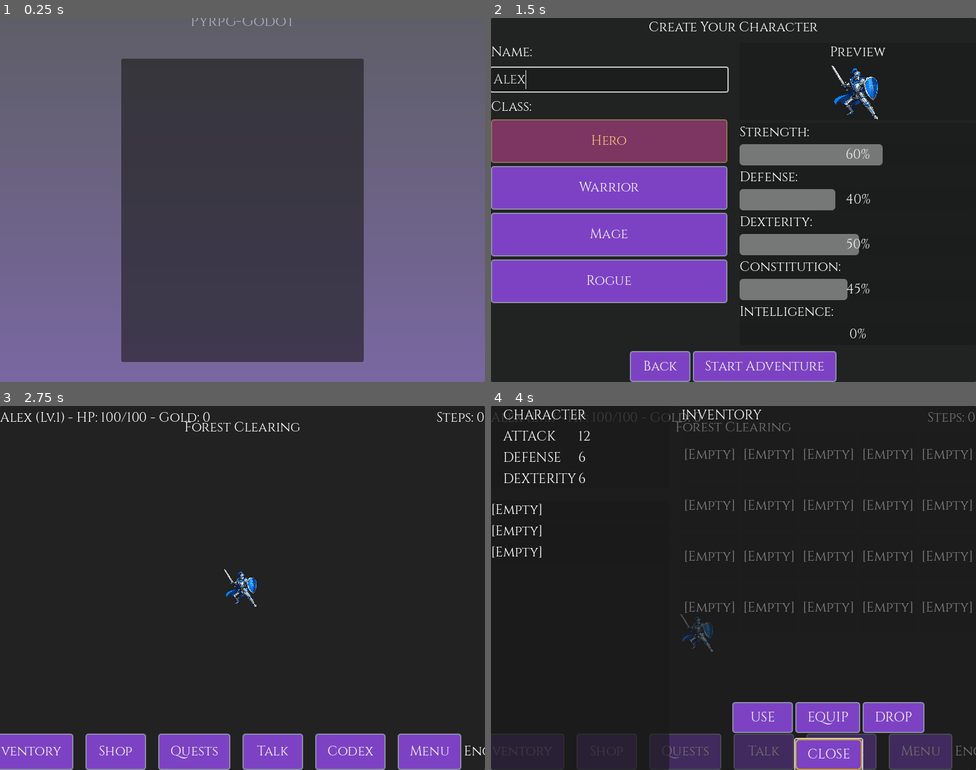
Above: before the commit, frames 1-4 (two rows, left to right).
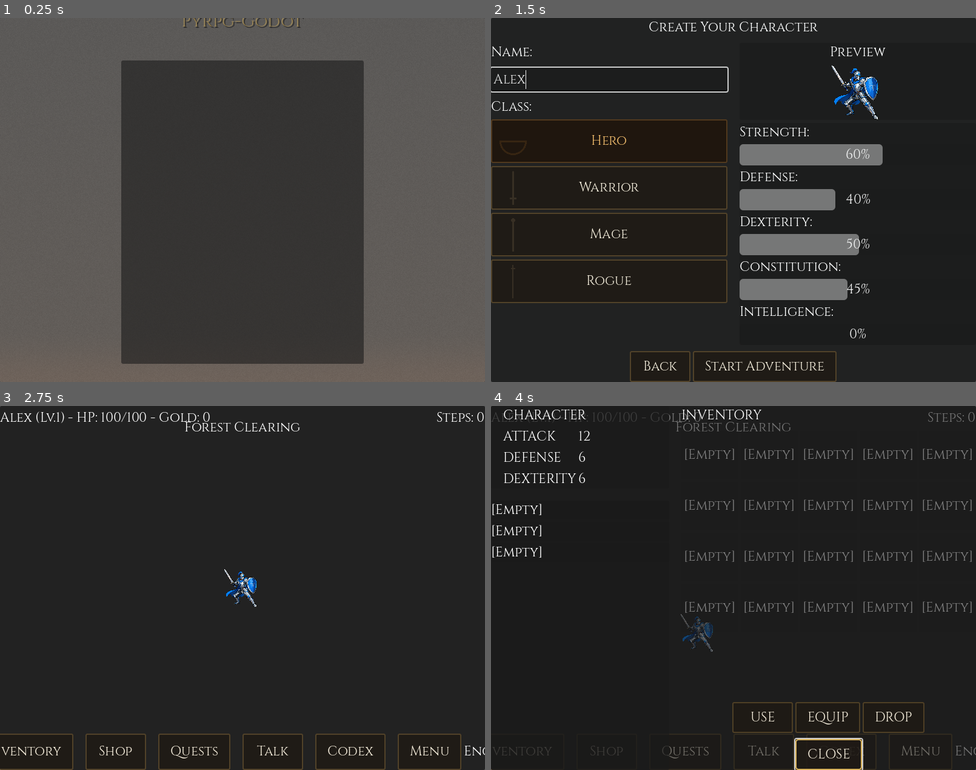
Above: after the commit, the same moments.

Repository: matt-taylor-git/godot-rpg-refactor
Game: Godot game, scene res://scenes/main.tscn
The game is run twice, just before and just after one commit, with the same random seed, the same clock (stepped at 60 frames per second) and the same inputs.
Inputs (mouse positions are in pixels of both pictures, inside the frame that each line leads up to):
- Up to frame 1 (0.25 s): no input
- Up to frame 2 (1.5 s): tap Enter at 0.5 s; move the mouse to (840, 181) at 0.52 s; hold Shift 0.53-1.25 s; click (840, 181) at 0.67 s; tap Space at 0.77 s; click (607, 79) at 1.27 s; type "Alex" at 1.35 s
- Up to frame 3 (2.75 s): click "Start Adventure" at 2 s
- Up to frame 4 (4 s): click "Inventory" at 2.75 s; click "Shop" at 3.5 s

The runs differ from the first frame. In frame 1, 53% of the frame differs, in the area x 0-100%, y 0-100%; in frame 2, 27%; in frame 3, 8.3%; in frame 4, 11%.

Commit message:
Redesign main menu with dark fantasy aesthetic
Transform UI from modern purple/cyan tech look to atmospheric medieval RPG:
- Update color palette to warm amber/bronze tones (WCAG AA compliant)
- Add grain texture and ember glow effects to background shader
- Change button styling: dark brown backgrounds, bronze borders, 2px corners
- Add gold title text with drop shadow
- Create comprehensive style guide (docs/style-guide.md)
- Explicitly set shader parameters in scene to fix web export color issue

Co-Authored-By: Claude Opus 4.5 <noreply@anthropic.com>

Diff:
--- a/assets/main_menu_bg.gdshader
+++ b/assets/main_menu_bg.gdshader
@@ -1,5 +1,5 @@
 // Main Menu Background Shader
-// Creates a subtle animated atmosphere with color gradients and gentle wave effects
+// Creates a dark fantasy atmosphere with warm tones, grain texture, and subtle ember glow
 
 shader_type canvas_item;
 render_mode blend_mix;
@@ -8,12 +8,17 @@
 uniform sampler2D texture_base : hint_default_white;
 uniform float time_scale : hint_range(0.0, 2.0) = 0.5;
 uniform float wave_intensity : hint_range(0.0, 1.0) = 0.3;
-uniform vec3 color_primary : source_color = vec3(0.1, 0.1, 0.15);
-uniform vec3 color_accent : source_color = vec3(0.4, 0.2, 0.8);
+uniform vec3 color_primary : source_color = vec3(0.06, 0.05, 0.04);
+uniform vec3 color_accent : source_color = vec3(0.15, 0.10, 0.06);
 uniform bool reduce_motion = false;
 
+// Grain and ember effects
+uniform float grain_intensity : hint_range(0.0, 0.1) = 0.03;
+uniform float ember_intensity : hint_range(0.0, 0.3) = 0.08;
+uniform vec3 ember_color : source_color = vec3(0.9, 0.4, 0.1);
+
 void fragment() {
-	// Base color with gradient
+	// Base color with gradient (dark at top, slightly warmer at bottom)
 	vec3 base_color = mix(color_primary, color_accent, UV.y * 0.5);
 
 	// Apply time-based animation only if reduce_motion is false
@@ -32,9 +37,26 @@
 	// Blend texture with gradient
 	vec3 final_color = mix(base_color, tex_color.rgb, tex_color.a * 0.3);
 
-	// Very subtle luminance oscillation
-	float luminance_mod = 1.0 + (sin(TIME * time_scale * 0.5) * wave_intensity * 0.05);
+	// Very subtle luminance oscillation (only when motion enabled)
+	float luminance_mod = 1.0;
+	if (!reduce_motion) {
+		luminance_mod = 1.0 + (sin(TIME * time_scale * 0.5) * wave_intensity * 0.05);
+	}
+
+	// Apply luminance
+	final_color *= luminance_mod;
+
+	// Add grain texture for aged/weathered look
+	float noise = fract(sin(dot(UV * 1000.0, vec2(12.9898, 78.233))) * 43758.5453);
+	final_color += vec3(noise * grain_intensity);
+
+	// Add ember glow at bottom edge (only when motion enabled)
+	if (!reduce_motion) {
+		float ember = sin(TIME * 0.7) * 0.5 + 0.5;
+		float mask = smoothstep(0.85, 1.0, UV.y);
+		final_color += ember_color * ember * mask * ember_intensity;
+	}
 
 	// Output color with alpha
-	COLOR = vec4(final_color * luminance_mod, 1.0);
+	COLOR = vec4(final_color, 1.0);
 }
--- a/resources/ui_theme.tres
+++ b/resources/ui_theme.tres
@@ -19,64 +19,64 @@
 texture_margin_bottom = 4.0
 
 [sub_resource type="StyleBoxLine" id="StyleBoxLine_focus"]
-color = Color(0.4, 0.95, 0.84, 1)
+color = Color(0.85, 0.70, 0.35, 1)
 thickness = 2
 
 [sub_resource type="StyleBoxEmpty" id="StyleBoxEmpty_button"]
 
 [sub_resource type="StyleBoxFlat" id="StyleBoxFlat_ui_button_normal"]
-bg_color = Color(0.15, 0.2, 0.25, 0.8)
+bg_color = Color(0.12, 0.10, 0.08, 0.85)
 border_width_left = 2
 border_width_top = 2
 border_width_right = 2
 border_width_bottom = 2
-border_color = Color(0.4, 0.95, 0.84, 0.3)
-corner_radius_top_left = 4
-corner_radius_top_right = 4
-corner_radius_bottom_right = 4
-corner_radius_bottom_left = 4
-shadow_color = Color(0, 0, 0, 0.2)
+border_color = Color(0.50, 0.38, 0.18, 0.4)
+corner_radius_top_left = 2
+corner_radius_top_right = 2
+corner_radius_bottom_right = 2
+corner_radius_bottom_left = 2
+shadow_color = Color(0, 0, 0, 0.3)
 shadow_size = 2
 
 [sub_resource type="StyleBoxFlat" id="StyleBoxFlat_ui_button_hover"]
-bg_color = Color(0.2, 0.25, 0.3, 0.9)
+bg_color = Color(0.16, 0.13, 0.10, 0.9)
 border_width_left = 2
 border_width_top = 2
 border_width_right = 2
 border_width_bottom = 2
-border_color = Color(0.4, 0.95, 0.84, 0.6)
-corner_radius_top_left = 4
-corner_radius_top_right = 4
-corner_radius_bottom_right = 4
-corner_radius_bottom_left = 4
-shadow_color = Color(0, 0, 0, 0.3)
+border_color = Color(0.85, 0.70, 0.35, 0.7)
+corner_radius_top_left = 2
+corner_radius_top_right = 2
+corner_radius_bottom_right = 2
+corner_radius_bottom_left = 2
+shadow_color = Color(0, 0, 0, 0.4)
 shadow_size = 3
 
 [sub_resource type="StyleBoxFlat" id="StyleBoxFlat_ui_button_pressed"]
-bg_color = Color(0.1, 0.15, 0.2, 1)
+bg_color = Color(0.08, 0.07, 0.05, 1)
 border_width_left = 2
 border_width_top = 2
 border_width_right = 2
 border_width_bottom = 2
-border_color = Color(0.4, 0.95, 0.84, 0.8)
-corner_radius_top_left = 4
-corner_radius_top_right = 4
-corner_radius_bottom_right = 4
-corner_radius_bottom_left = 4
-shadow_color = Color(0, 0, 0, 0.1)
+border_color = Color(0.85, 0.70, 0.35, 0.9)
+corner_radius_top_left = 2
+corner_radius_top_right = 2
+corner_radius_bottom_right = 2
+corner_radius_bottom_left = 2
+shadow_color = Color(0, 0, 0, 0.2)
 shadow_size = 1
 
 [sub_resource type="StyleBoxFlat" id="StyleBoxFlat_ui_button_disabled"]
-bg_color = Color(0.1, 0.15, 0.2, 0.5)
+bg_color = Color(0.10, 0.09, 0.07, 0.5)
 border_width_left = 2
 border_width_top = 2
 border_width_right = 2
 border_width_bottom = 2
-border_color = Color(0.4, 0.95, 0.84, 0.2)
-corner_radius_top_left = 4
-corner_radius_top_right = 4
-corner_radius_bottom_right = 4
-corner_radius_bottom_left = 4
+border_color = Color(0.45, 0.42, 0.38, 0.3)
+corner_radius_top_left = 2
+corner_radius_top_right = 2
+corner_radius_bottom_right = 2
+corner_radius_bottom_left = 2
 shadow_color = Color(0, 0, 0, 0.1)
 shadow_size = 1
 
@@ -84,17 +84,17 @@
 default_font = ExtResource("1_qosx5")
 default_font_size = 22
 
-Global/colors/background = Color(0.101961, 0.101961, 0.113725, 1)
-Global/colors/text_primary = Color(0.960784, 0.960784, 0.960784, 1)
-Global/colors/primary_action = Color(0.435294, 0.176471, 0.741176, 1)
-Global/colors/secondary = Color(0.545, 0.561, 0.659, 1)
-Global/colors/accent = Color(0.788235, 0.635294, 0.152941, 1)
-Global/colors/success = Color(0.360784, 0.721569, 0.360784, 1)
-Global/colors/danger = Color(0.90, 0.35, 0.33, 1)
-Global/colors/text_shadow = Color(0, 0, 0, 0.5)
-Global/colors/disabled_text = Color(0.545, 0.561, 0.659, 0.5)
-
-; Theme styles removed due to Godot 4.5 theme parser bug that includes comment text in type names
+Global/colors/background = Color(0.08, 0.07, 0.06, 1)
+Global/colors/text_primary = Color(0.95, 0.92, 0.85, 1)
+Global/colors/primary_action = Color(0.35, 0.25, 0.10, 1)
+Global/colors/secondary = Color(0.58, 0.55, 0.50, 1)
+Global/colors/accent = Color(0.85, 0.70, 0.35, 1)
+Global/colors/success = Color(0.45, 0.75, 0.45, 1)
+Global/colors/danger = Color(0.85, 0.35, 0.30, 1)
+Global/colors/text_shadow = Color(0, 0, 0, 0.7)
+Global/colors/disabled_text = Color(0.45, 0.42, 0.38, 0.5)
+Global/colors/border_bronze = Color(0.60, 0.45, 0.20, 1)
+Global/colors/title_gold = Color(0.85, 0.70, 0.35, 1)
 
 ; Typography Font Sizes (following design system hierarchy)
 heading_large/font_size = 24
@@ -104,11 +104,11 @@
 caption/font_size = 12
 
 ; UIProgressBar Theme Colors (for health/mana bars)
-UIProgressBar/colors/health_high = Color(0.2, 0.8, 0.2, 1.0)
+UIProgressBar/colors/health_high = Color(0.35, 0.65, 0.35, 1.0)
 UIProgressBar/colors/health_medium = Color(0.9, 0.6, 0.1, 1.0)
-UIProgressBar/colors/health_low = Color(0.8, 0.2, 0.2, 1.0)
-UIProgressBar/colors/health_high_cb = Color(0.2, 0.8, 0.2, 1.0)
+UIProgressBar/colors/health_low = Color(0.75, 0.20, 0.15, 1.0)
+UIProgressBar/colors/health_high_cb = Color(0.35, 0.65, 0.35, 1.0)
 UIProgressBar/colors/health_medium_cb = Color(0.9, 0.6, 0.1, 1.0)
 UIProgressBar/colors/health_low_cb = Color(0.2, 0.4, 0.8, 1.0)
-UIProgressBar/colors/font_color = Color(1, 1, 1, 1)
+UIProgressBar/colors/font_color = Color(0.95, 0.92, 0.85, 1)
 UIProgressBar/font_sizes/font_size = 14
--- a/scenes/ui/main_menu.tscn
+++ b/scenes/ui/main_menu.tscn
@@ -7,7 +7,14 @@
 
 [sub_resource type="ShaderMaterial" id="ShaderMaterial_bg"]
 shader = ExtResource("4")
+shader_parameter/time_scale = 0.5
+shader_parameter/wave_intensity = 0.3
+shader_parameter/color_primary = Color(0.06, 0.05, 0.04, 1)
+shader_parameter/color_accent = Color(0.15, 0.10, 0.06, 1)
 shader_parameter/reduce_motion = false
+shader_parameter/grain_intensity = 0.03
+shader_parameter/ember_intensity = 0.08
+shader_parameter/ember_color = Color(0.9, 0.4, 0.1, 1)
 
 [node name="MainMenu" type="Control"]
 layout_mode = 3
--- a/scripts/components/UIButton.gd
+++ b/scripts/components/UIButton.gd
@@ -198,33 +198,38 @@
 
 func _apply_theme_colors():
 	# Apply colors directly from the UIThemeManager singleton.
-	var bg_color = Color.WHITE
+	# Dark fantasy theme: bronze borders, warm amber/brown backgrounds
+	var bg_color = Color(0.12, 0.10, 0.08, 0.85)
 	var font_color = UIThemeManager.get_text_primary_color()
-	var border_color = UIThemeManager.get_secondary_color()
-	var scale_mod = 1.0
+	var border_color = UIThemeManager.get_border_bronze_color()
+	border_color.a = 0.4
 
 	match current_state:
 		ButtonState.NORMAL:
-			bg_color = UIThemeManager.get_primary_action_color().lightened(0.1)
+			bg_color = Color(0.12, 0.10, 0.08, 0.85)
+			border_color = UIThemeManager.get_border_bronze_color()
+			border_color.a = 0.4
 		ButtonState.HOVER:
-			bg_color = UIThemeManager.get_primary_action_color().lightened(0.2)
+			bg_color = Color(0.16, 0.13, 0.10, 0.9)
 			border_color = UIThemeManager.get_accent_color()
-			scale_mod = 1.05
+			border_color.a = 0.7
 		ButtonState.PRESSED:
-			bg_color = UIThemeManager.get_primary_action_color().darkened(0.1)
-			scale_mod = 0.95
+			bg_color = Color(0.08, 0.07, 0.05, 1.0)
+			border_color = UIThemeManager.get_accent_color()
+			border_color.a = 0.9
 		ButtonState.DISABLED:
-			bg_color = UIThemeManager.get_secondary_color()
+			bg_color = Color(0.10, 0.09, 0.07, 0.5)
 			font_color = UIThemeManager.get_color("disabled_text")
-			border_color = UIThemeManager.get_secondary_color().darkened(0.2)
+			border_color = UIThemeManager.get_secondary_color()
+			border_color.a = 0.3
 
 	# Animate visual changes
 	# Note: background color is set via StyleBoxFlat below, not Panel.color property
 	if label:
 		animation_system.animate_property(label, "modulate", label.modulate, font_color, 0.1)
 
-	# For now, let's create a simple StyleBoxFlat to apply these colors.
-	# This replaces the complex _get_state_stylebox logic.
+	# Create StyleBoxFlat with dark fantasy styling
+	# Sharp 2px corners for medieval look, bronze borders
 	var stylebox = StyleBoxFlat.new()
 	stylebox.bg_color = bg_color
 	stylebox.border_width_left = 2
@@ -232,10 +237,10 @@
 	stylebox.border_width_right = 2
 	stylebox.border_width_bottom = 2
 	stylebox.border_color = border_color
-	stylebox.corner_radius_top_left = 4
-	stylebox.corner_radius_top_right = 4
-	stylebox.corner_radius_bottom_right = 4
-	stylebox.corner_radius_bottom_left = 4
+	stylebox.corner_radius_top_left = 2
+	stylebox.corner_radius_top_right = 2
+	stylebox.corner_radius_bottom_right = 2
+	stylebox.corner_radius_bottom_left = 2
 
 	if background:
 		background.add_theme_stylebox_override("panel", stylebox)
@@ -285,18 +290,18 @@
 			focus_indicator.add_theme_stylebox_override("panel", focus_stylebox)
 
 func _create_focus_stylebox() -> StyleBoxFlat:
-	# Create focus indicator with high contrast using theme colors
+	# Create focus indicator with gold accent color for visibility
 	var stylebox = StyleBoxFlat.new()
 	stylebox.bg_color = Color.TRANSPARENT
 	stylebox.border_width_left = 2
 	stylebox.border_width_top = 2
 	stylebox.border_width_right = 2
 	stylebox.border_width_bottom = 2
-	stylebox.border_color = UIThemeManager.get_accent_color() # Use accent color for focus
-	stylebox.corner_radius_top_left = 6
-	stylebox.corner_radius_top_right = 6
-	stylebox.corner_radius_bottom_right = 6
-	stylebox.corner_radius_bottom_left = 6
+	stylebox.border_color = UIThemeManager.get_accent_color()
+	stylebox.corner_radius_top_left = 4
+	stylebox.corner_radius_top_right = 4
+	stylebox.corner_radius_bottom_right = 4
+	stylebox.corner_radius_bottom_left = 4
 	return stylebox
 
 # Public methods - Note: Don't override Button's set_text/set_disabled methods
--- a/scripts/globals/UIThemeManager.gd
+++ b/scripts/globals/UIThemeManager.gd
@@ -39,6 +39,12 @@
 
 func get_danger_color() -> Color:
     return get_color("danger")
+
+func get_border_bronze_color() -> Color:
+    return get_color("border_bronze")
+
+func get_title_gold_color() -> Color:
+    return get_color("title_gold")
 
 # --- Accessibility ---
 
--- a/scripts/ui/MainMenu.gd
+++ b/scripts/ui/MainMenu.gd
@@ -98,24 +98,22 @@
 		menu_panel.custom_minimum_size = Vector2(500, 450)
 
 func _apply_theme_styling():
-	"""Apply ui_theme.tres styling per AC-3.1.1 and AC-3.1.4 (contrast ratios)"""
+	"""Apply dark fantasy theme styling"""
 	# Theme is already applied at scene root, ensure it propagates
 	if theme == null:
 		theme = load("res://resources/ui_theme.tres")
 
-	# Apply consistent typography
-	# Title uses H1 (24px heading) - Title label is in BaseUI
+	# Apply gold title styling with shadow for dark fantasy aesthetic
 	if title_label:
 		title_label.set("theme_type_variation", "H1")
-		title_label.set("theme_override_font_sizes/font_size", 24)  # H1 = 24px
-
-	# WCAG AA Contrast Ratio Verification (AC-3.1.4):
-	# - text_primary (#f5f5f5) on primary_action (#6f2dbd) = ~11.5:1 ✓
-	# - text_primary (#f5f5f5) on background (#1a1a1d) = ~15.8:1 ✓
-	# All combinations meet 4.5:1 minimum for normal text
+		title_label.set("theme_override_font_sizes/font_size", 28)
+		title_label.add_theme_color_override("font_color", UIThemeManager.get_color("title_gold"))
+		title_label.add_theme_color_override("font_shadow_color", Color(0, 0, 0, 0.7))
+		title_label.add_theme_constant_override("shadow_offset_x", 2)
+		title_label.add_theme_constant_override("shadow_offset_y", 2)
 
 	# Ensure background uses theme colors
-	background_panel.self_modulate = Color.WHITE  # Use theme's background color
+	background_panel.self_modulate = Color.WHITE
 
 func _setup_focus_navigation():
 	"""Setup keyboard navigation per AC-3.1.4"""
Not shown, changed: CLAUDE.md
Not shown, added: docs/style-guide.md
